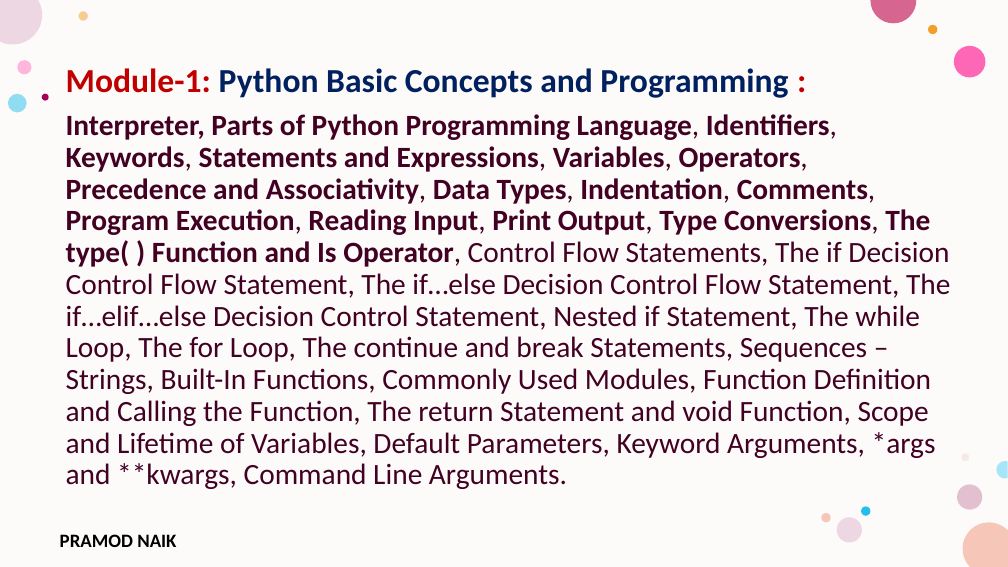
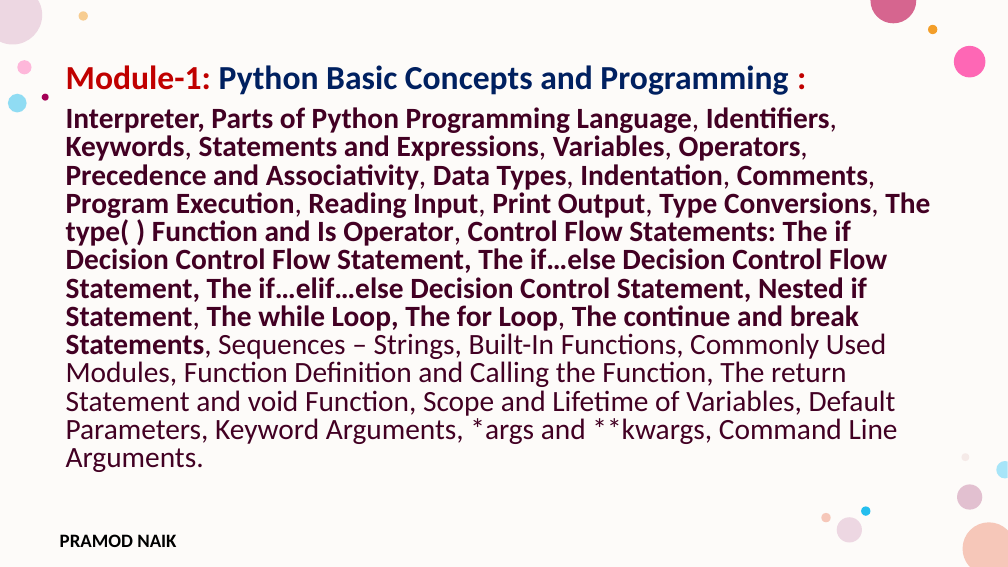
Before and after one commit to PRAMOD-VISHNU-NAIK/MCA-4th-Sem-Python-Shridevi-College, a slide deck: slide 122 of Theory Class-Notes/Module-1 Python Basic Concepts and Programming.pptx (slide 95 before the commit). Drawn at 1008x567 pixels with LibreOffice and Linux fonts; fonts in the diff are those of the drawing; background and template pictures are left out. Boxes give left, top, right and bottom in pixels: in the first picture for what was removed or moved away, otherwise in the second. Text is boxed around its words. In the diff, an @@ line names an element or a change of style, - is before the commit and + after.

Commit message:
Updated PPT.

```diff
--- a/Theory Class-Notes/Module-1 Python Basic Concepts and Programming.pptx
+++ b/Theory Class-Notes/Module-1 Python Basic Concepts and Programming.pptx
@@ text at [66, 65, 788, 95]: line spacing 0.9 to 0.8 @@
@@ text at [66, 107, 930, 472]: text changed; bold on @@
-Interpreter, Parts of Python Programming Language, Identifiers, Keywords, Statements and Expressions, Variables, Operators, Precedence and Associativity, Data Types, Indentation, Comments, Program Execution, Reading Input, Print Output, Type Conversions, The type( ) Function and Is Operator, Control Flow Statements, The if Decision Control Flow Statement, The if…else Decision Control Flow Statement, The if…elif…else Decision Control Statement, Nested if Statement, The while Loop, The for Loop, The continue and break Statements, Sequences – Strings, Built-In Functions, Commonly Used Modules, Function Definition and Calling the Function, The return Statement and void Function, Scope and Lifetime of Variables, Default Parameters, Keyword Arguments, *args and **kwargs, Command Line Arguments.
+Interpreter, Parts of Python Programming Language, Identifiers, Keywords, Statements and Expressions, Variables, Operators, Precedence and Associativity, Data Types, Indentation, Comments, Program Execution, Reading Input, Print Output, Type Conversions, The type( ) Function and Is Operator, Control Flow Statements: The if Decision Control Flow Statement, The if…else Decision Control Flow Statement, The if…elif…else Decision Control Statement, Nested if Statement, The while Loop, The for Loop, The continue and break Statements, Sequences – Strings, Built-In Functions, Commonly Used Modules, Function Definition and Calling the Function, The return Statement and void Function, Scope and Lifetime of Variables, Default Parameters, Keyword Arguments, *args and **kwargs, Command Line Arguments.
```
Also in this commit, not shown: 43 slides added, 1 slide removed.
